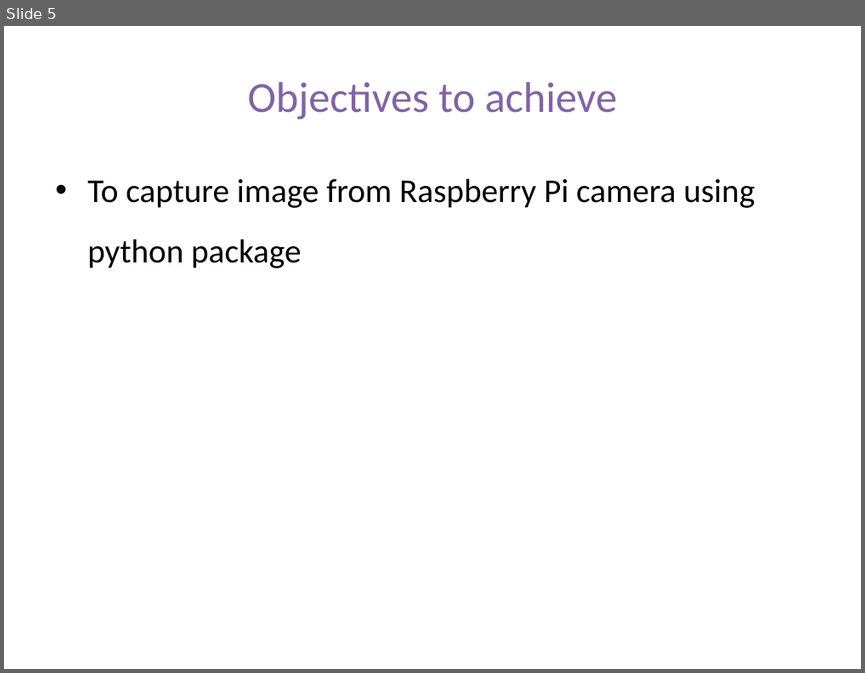
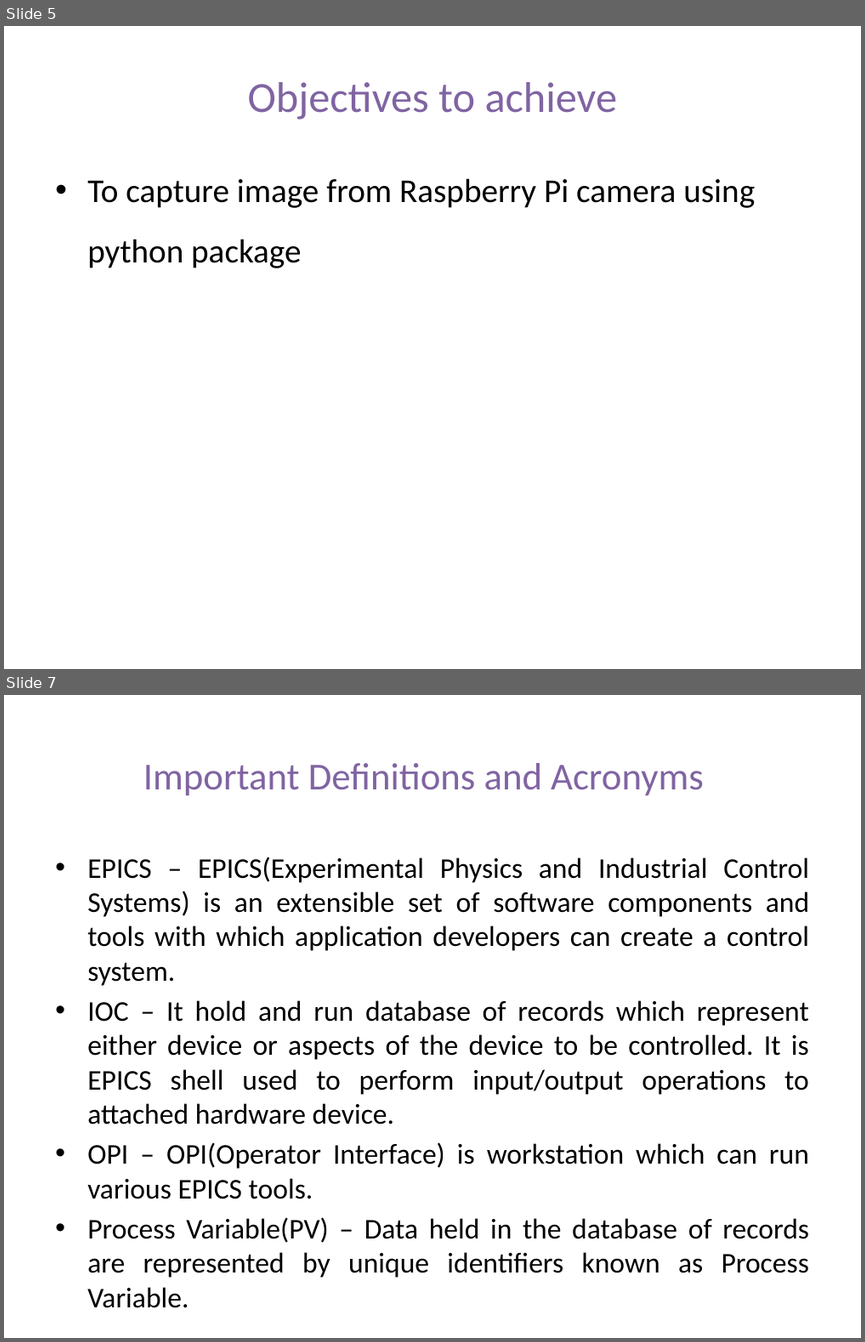
Before and after one commit to dayaniravi123/RaspberryPiBasedImageAcquisitionSystem, a slide deck: PPT_Raspberry_Pi_Based_Image_Acquisition_System.pptx. Shown one above the other, each under a label of ours: slide 5 before the commit, slides 5 and 7 after it; the slides between them are not shown. The pictures are 865x673 and 865x1342 pixels, drawn with LibreOffice and Linux fonts; fonts in the diff are those of the drawing. Boxes give left, top, right and bottom in pixels: in the first picture for what was removed or moved away, otherwise in the second. Text is boxed around its words. In the diff, an @@ line names an element or a change of style, - is before the commit and + after.

```diff
--- a/PPT_Raspberry_Pi_Based_Image_Acquisition_System.pptx
+++ b/PPT_Raspberry_Pi_Based_Image_Acquisition_System.pptx
@@ slide 7 added at (4, 695, 861, 1338), background #FFFFFF @@
@@ title added at (143, 763, 704, 795), 32 pt, text #8064A2 @@
+Important Definitions and Acronyms
@@ text added at (87, 857, 809, 1277), 24.1 pt, text #000000 @@
+• EPICS – EPICS(Experimental Physics and Industrial Control Systems) is an extensible set of software components and tools with which application developers can create a control system.
+• IOC – It hold and run database of records which represent either device or aspects of the device to be controlled. It is EPICS shell used to perform input/output operations to attached hardware device.
+• OPI – OPI(Operator Interface) is workstation which can run various EPICS tools.
+• Process Variable(PV) – Data held in the database of records are represented by unique identifiers known as Process Variable.
```
Also in this commit, not shown: 1 slide changed, 3 other slides added.
